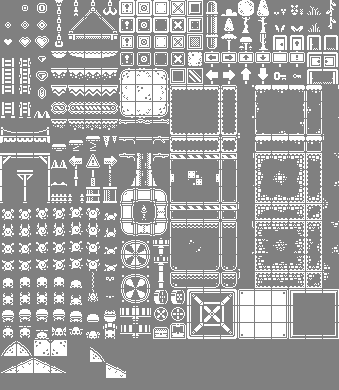
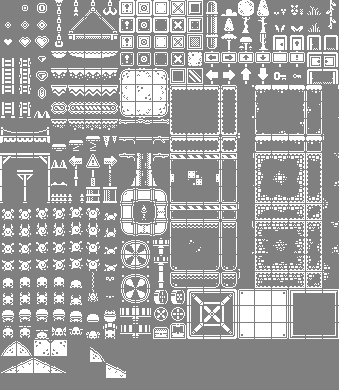
The second (339, 390) image is a revision of the first. Changes to its layers:
painted on "monochrome_tilemap_transparent.png" over (3, 343, 101, 359)
